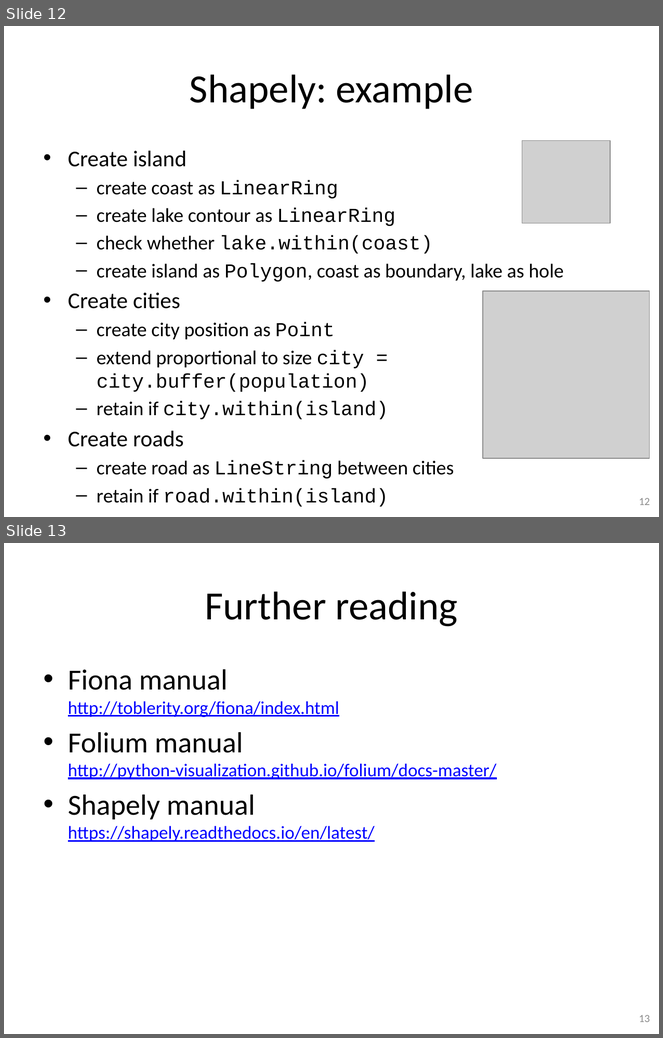
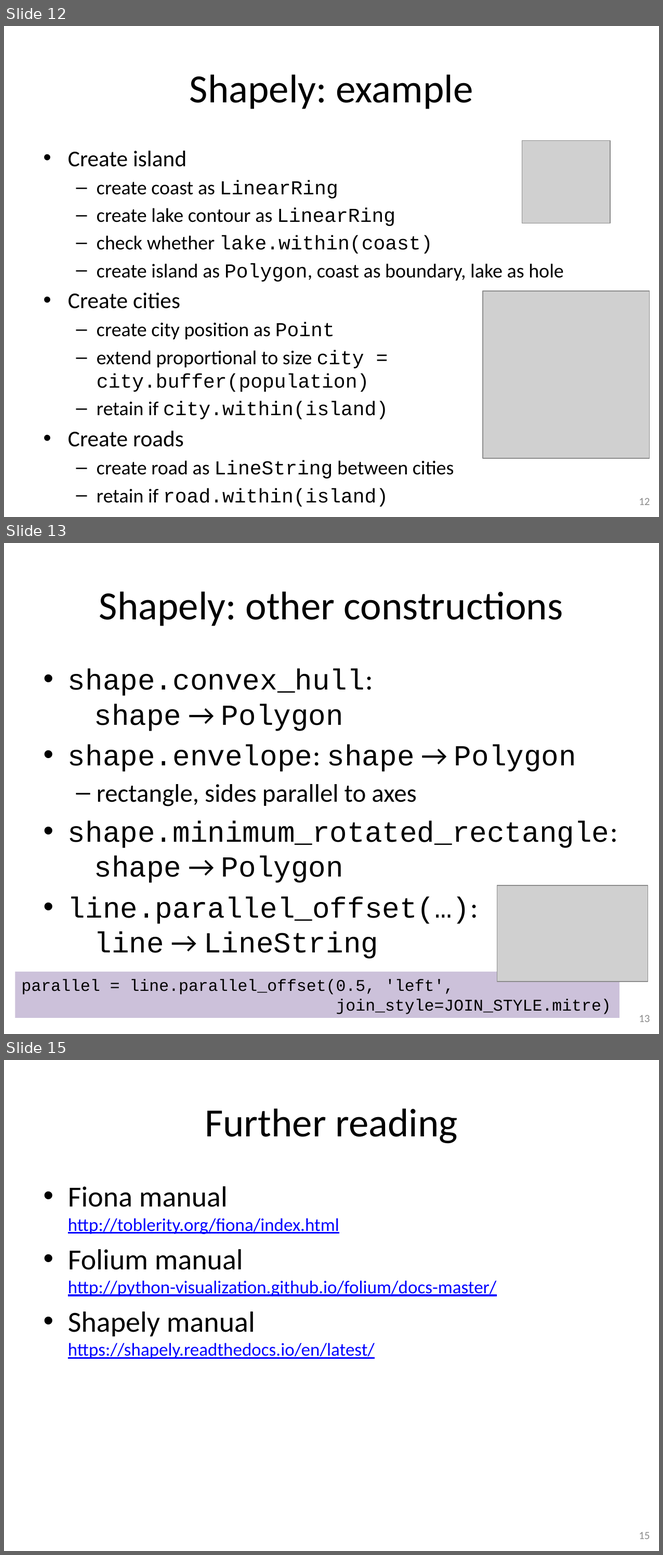
Before and after one commit to gjbex/training-material, a slide deck: Python/python_gis.pptx. Shown one above the other, each under a label of ours: slides 12 and 13 before the commit, slides 12, 13 and 15 after it; the slides between them are not shown. The pictures are 663x1038 and 663x1555 pixels, drawn with LibreOffice and Linux fonts; fonts in the diff are those of the drawing; grey boxes stand for pictures. Boxes give left, top, right and bottom in pixels: in the first picture for what was removed or moved away, otherwise in the second. Text is boxed around its words. In the diff, an @@ line names an element or a change of style, - is before the commit and + after.

Commit message:
Add slide on Shapely interpolation

```diff
--- a/Python/python_gis.pptx
+++ b/Python/python_gis.pptx
@@ slide 13 added at (x1=4, y1=543, x2=659, y2=1034), background #FFFFFF @@
@@ title added at (x1=99, y1=591, x2=564, y2=626), 44 pt, text #000000 @@
+Shapely: other constructions
@@ text added at (x1=68, y1=669, x2=618, y2=959), 32 pt, text #000000 @@
+• shape.convex_hull:
+  shape → Polygon
+• shape.envelope: shape → Polygon
+  – rectangle, sides parallel to axes
+• shape.minimum_rotated_rectangle:
+  shape → Polygon
+• line.parallel_offset(…):
+  line → LineString
@@ picture added at (x1=497, y1=886, x2=648, y2=982) @@
@@ rectangle added at (x1=15, y1=972, x2=620, y2=1019), fill #CCC1DA, 18 pt, text #000000 @@
+parallel = line.parallel_offset(0.5, 'left',
+join_style=JOIN_STYLE.mitre)
@@ page number added at (x1=639, y1=1015, x2=650, y2=1022), 12 pt, text #8C8C8C @@
+13
@@ what was slide 13 is now slide 15 @@
@@ page number at (x1=639, y1=1532, x2=650, y2=1539): text changed @@
-13
+15
```
Also in this commit, not shown: 1 slide changed, 1 other slide added.
